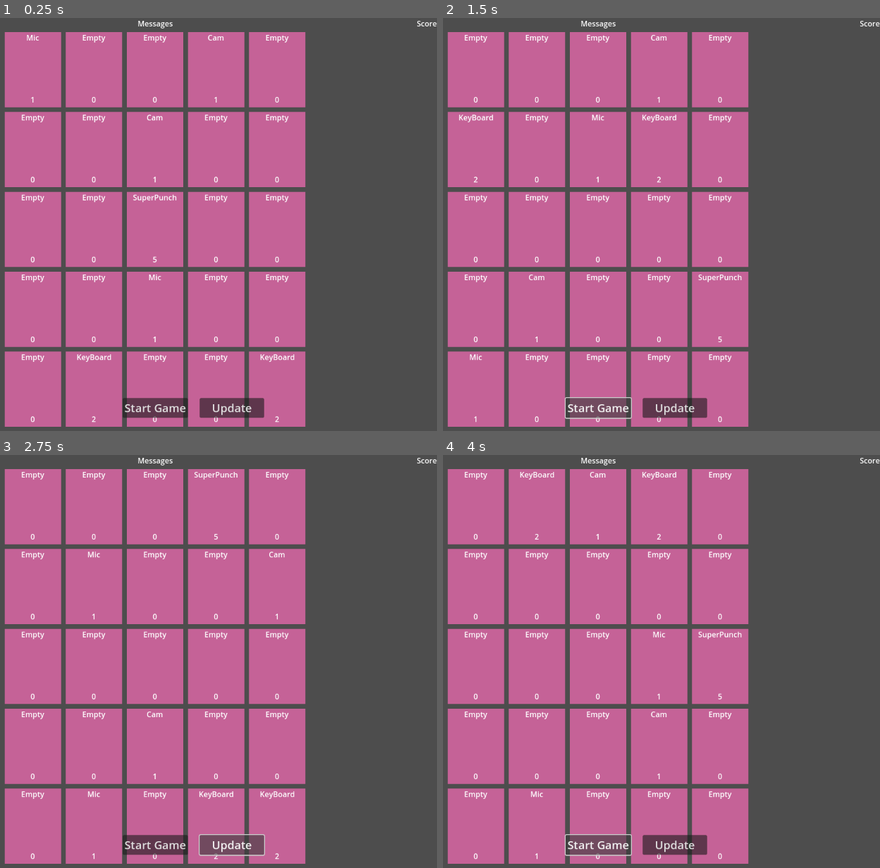
Above: before the commit, frames 1-4 (two rows, left to right).
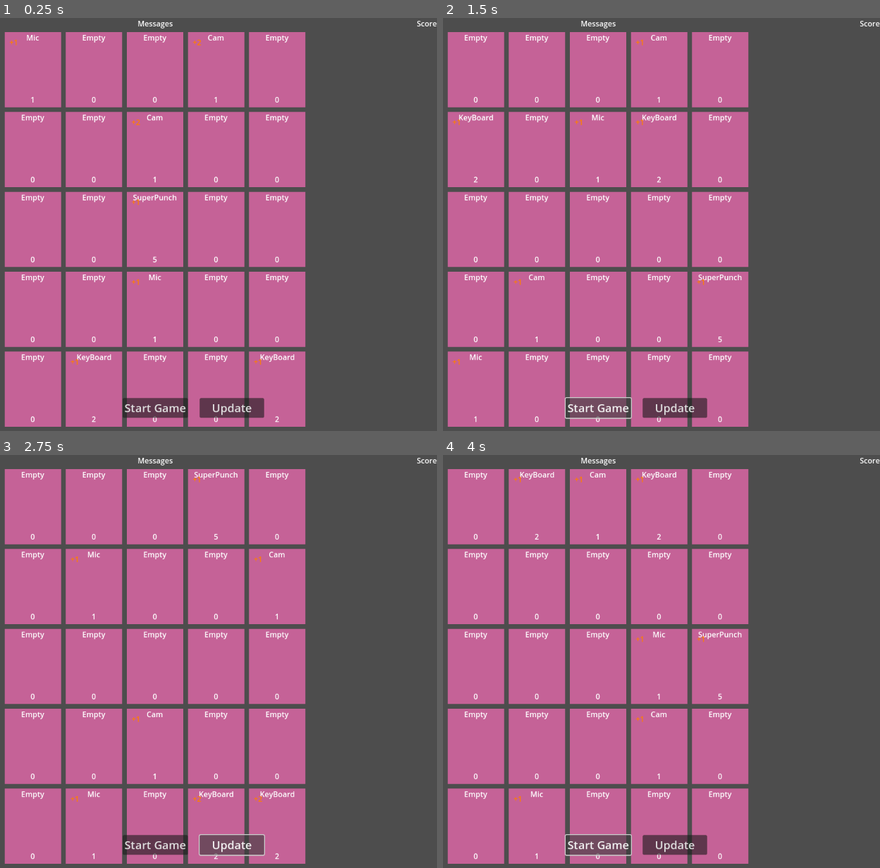
Above: after the commit, the same moments.

Repository: HAHAHA44/ArmMachineGameProto
Game: Godot game, scene res://Scenes/main.tscn
The game is run twice, just before and just after one commit, with the same random seed, the same clock (stepped at 60 frames per second) and the same inputs.
Inputs:
- Up to frame 1 (0.25 s): no input
- Up to frame 2 (1.5 s): click "Start Game" at 0.5 s; click "Start Game" at 1.25 s
- Up to frame 3 (2.75 s): click "Update" at 2 s
- Up to frame 4 (4 s): click "Update" at 2.75 s; click "Start Game" at 3.5 s

The runs differ from the first frame. In frame 1, less than 0.1% of the frame differs, in the area x 2-60%, y 5-84%; in frame 2, less than 0.1%; in frame 3, less than 0.1%, in the area x 16-60%, y 5-84%; in frame 4, less than 0.1%.

Commit message:
score animate and logic

Diff:
--- a/Scripts/Main.gd
+++ b/Scripts/Main.gd
@@ -18,13 +18,18 @@
 	print("got row num: ", rowNum, ",   got col num: ", colNum)
 	tokens = fillEmptyTokens(tokens, rowNum, colNum)
 	mountTokensOntoPanel(tokens, rowNum, colNum)
+	var scored_token_tuples = calculate_score()
+	for scored_token_tuple in scored_token_tuples:
+		var token_index = scored_token_tuple[0]
+		var score = scored_token_tuple[1]
+		var token = tokens[token_index]
+		token.show_score(score)
 
 # Called every frame. 'delta' is the elapsed time since the previous frame.
 func _process(_delta):
 	pass
 
 func fillEmptyTokens(tokens: Array[CToken], rowNum: int, colNum: int):
-
 	var count = rowNum * colNum
 	for i in range(tokens.size(), count):
 		var token = TokenScene.instantiate()
@@ -32,7 +37,6 @@
 		tokens.append(token)
 
 	tokens.shuffle()
-
 	return tokens
 
 func mountTokensOntoPanel(tokenArrs, rowNum: int, colNum: int):
@@ -51,20 +55,18 @@
 func _on_hud_start_game():
 	reset_panel()
 	initial_panel_randomly()
-	#var scored_token_tuples = calculate_score()
 
-
-func calculate_score() -> Array[int]:
-	var pos = Vector2(10, 10)
+func calculate_score() -> Array:
 	var tokens: Array[CToken] = tokenPool.getCurrentTokens()
 	var scored_token_tuples = []
 
 	for i in tokens.size():
-		# [index, level]
+		# [index, score]
 		var curTuple = []
 		var token = tokens[i]
 		if token.level >= 1:
 			curTuple.append(i)
+			curTuple.append(token.calc_score(i, tokens, rowNum, colNum))
 			scored_token_tuples.append(curTuple)
 	return scored_token_tuples
 
@@ -72,5 +74,6 @@
 	print("reset panel")
 	for reel in $Panel.get_children():
 		for token in reel.get_children():
+			token.reset()
 			reel.remove_child(token)
 		reel.queue_free()
--- a/Scripts/Token.gd
+++ b/Scripts/Token.gd
@@ -2,12 +2,17 @@
 class_name CToken
 static  var max_id = 0
 var id: int
+var floating_score_text
 
 @export var tokenName: String = "Default Text"
 @export var level: int = 0
 
 const FloatingText = preload("res://scenes/floating_text.tscn")
 
+static func getCoordinateByIndex(index: int, rowNum: int, colNum: int):
+	var row = index / colNum
+	var col = index % colNum
+	return [row, col]
 
 # Called when the node enters the scene tree for the first time.
 func _ready():
@@ -39,17 +44,55 @@
 func toString():
 	return "id:" + str(id) + ", name:" + tokenName
 
-func show_score(value: int, pos: Vector2) -> void:
-	var floating_text = FloatingText.instantiate()
-	add_child(floating_text)
-	floating_text.position = pos
+func calc_score(index: int, tokens: Array[CToken], rowNum: int, colNum: int):
+	var offsets_8 = [
+		Vector2(-1, -1), Vector2(-1, 0), Vector2(-1, 1),
+		Vector2(0, -1), Vector2(0, 1),
+		Vector2(1, -1), Vector2(1, 0), Vector2(1, 1)
+	]
 
-	# 根据分数设置不同颜色
+	var score = 1
+	var coordinates = CToken.getCoordinateByIndex(index, rowNum, colNum)
+	var row = coordinates[0]
+	var col = coordinates[1]
+	#var offsets_4 = [
+		#Vector2(-1, 0),
+		#Vector2(0, -1), Vector2(0, 1),
+		#Vector2(1, 0)
+	#]
+	var neighbors = []
+	for offset in offsets_8:
+		var neighbor_row = row + offset.x
+		var neighbor_col = col + offset.y
+
+		# Check edge
+		if neighbor_row >= 0 and neighbor_row < rowNum and neighbor_col >= 0 and neighbor_col < colNum:
+			var neighbor_index = neighbor_row * colNum + neighbor_col
+			var neghbor_token = tokens[neighbor_index]
+			if neghbor_token.tokenName == tokenName:
+				score += 1
+			neighbors.append(neighbor_index)
+
+	return score
+
+
+func show_score(value: int, pos: Vector2 = Vector2(10,10)) -> void:
+	if !pos:
+		pos = Vector2(10, 10)
+	floating_score_text = FloatingText.instantiate()
+	add_child(floating_score_text)
+	floating_score_text.position = pos
+
 	var color = Color.WHITE
 	if value >= 1:
-		color = Color(1, 0.5, 0)  # 橙色
+		color = Color(1, 0.5, 0)  # Orange
 	elif value <= 1:
-		color = Color(1, 1, 0)    # 黄色
+		color = Color(1, 1, 0)    # Yellow
 
-	floating_text.setup(value, color)
-	floating_text.animate()
+	floating_score_text.setup(value, color)
+	floating_score_text.animate(5)
+
+func reset():
+	if floating_score_text != null:
+		floating_score_text.queue_free()
+		floating_score_text = null
--- a/Scripts/floating_text.gd
+++ b/Scripts/floating_text.gd
@@ -3,13 +3,16 @@
 @onready var label = $Label
 
 func _ready() -> void:
-	animate()
+	pass
 
 func setup(value: int, color: Color = Color.WHITE) -> void:
 	label.text = "+" + str(value)
 	label.modulate = color
 
-func animate() -> void:
+func animate(keepTime: int) -> void:
+	if keepTime:
+		await get_tree().create_timer(keepTime).timeout
+
 	var tween = create_tween()
 	tween.set_parallel(true)
 
